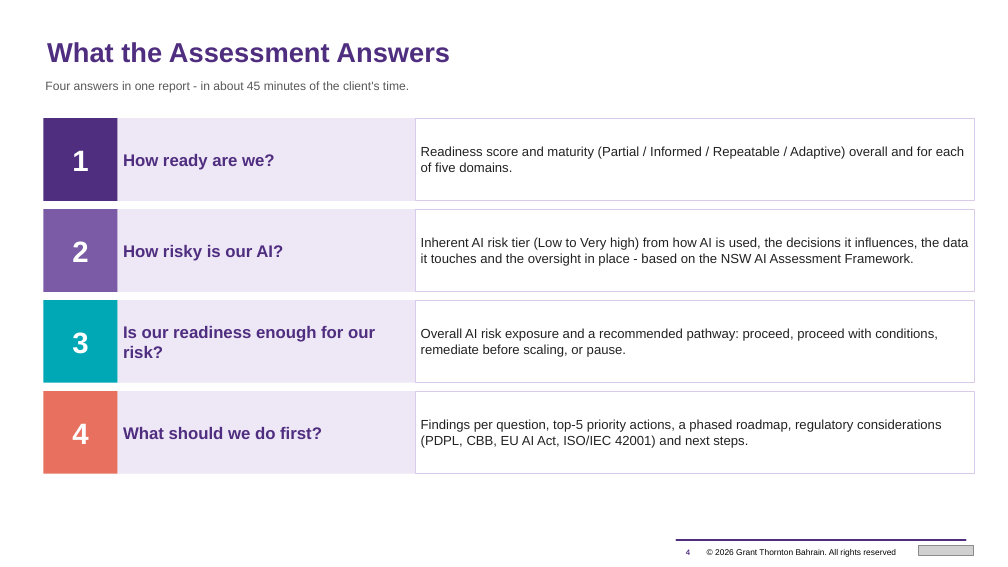
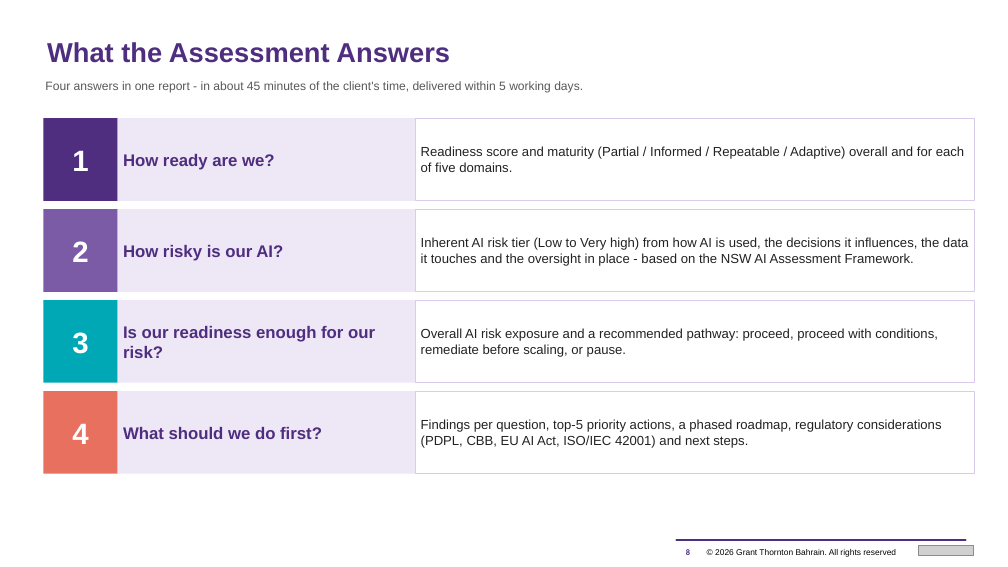
Before and after one commit to mahekdevangtrivedi-wq/GT-AI-Service-Line, a slide deck: slide 8 of 01_AI_Governance_Risk_Compliance/1.3_AI_Readiness_Assessment_Tool/GT_AI_Readiness_Assessment_Proposal.pptx (slide 4 before the commit). Drawn at 1008x567 pixels with LibreOffice and Linux fonts; fonts in the diff are those of the drawing; grey boxes stand for pictures. Boxes give left, top, right and bottom in pixels: in the first picture for what was removed or moved away, otherwise in the second. Text is boxed around its words. In the diff, an @@ line names an element or a change of style, - is before the commit and + after.

```diff
--- a/01_AI_Governance_Risk_Compliance/1.3_AI_Readiness_Assessment_Tool/GT_AI_Readiness_Assessment_Proposal.pptx
+++ b/01_AI_Governance_Risk_Compliance/1.3_AI_Readiness_Assessment_Tool/GT_AI_Readiness_Assessment_Proposal.pptx
@@ text at bbox=[45, 81, 583, 93]: text changed @@
-Four answers in one report - in about 45 minutes of the client's time.
+Four answers in one report - in about 45 minutes of the client's time, delivered within 5 working days.
```
Also in this commit, not shown: 8 other slides changed, 5 slides added, 1 slide removed, 7 other files.
